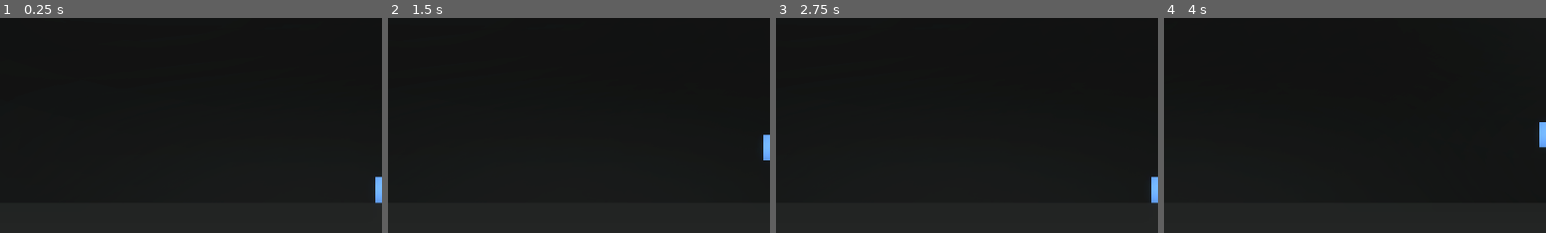
Above: before the commit, frames 1-4 (left to right).
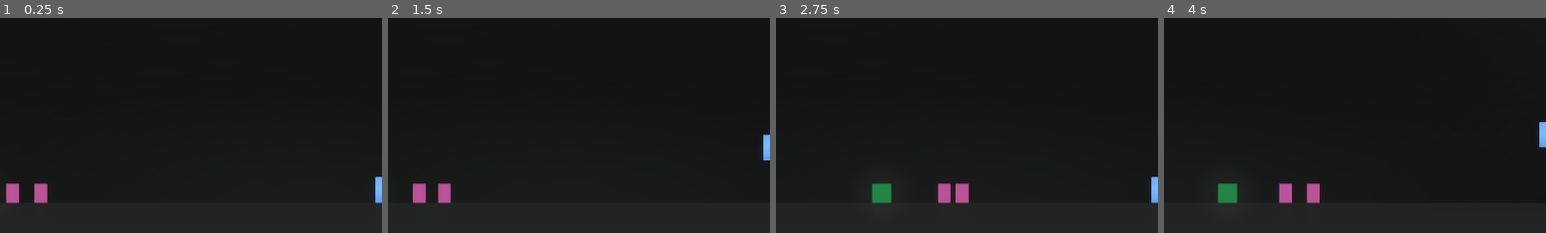
Above: after the commit, the same moments.

Repository: HeroHunterIguess/untitled-wip-game
Game: Godot game, scene res://scenes/worlds/main_world.tscn
The game is run twice, just before and just after one commit, with the same random seed, the same clock (stepped at 60 frames per second) and the same inputs. The engine's default icon, where the game draws it, is replaced by a stand-in: a white triangle on a blue panel in a dark square.
Inputs (mouse positions are % of the whole screen's width and height, from its top left):
- Up to frame 1 (0.25 s): no input
- Up to frame 2 (1.5 s): move the mouse to (72, 45) at 0.52 s; hold D (right) from 0.53 s (still down); tap Q (burst) at 0.6 s; tap Space (double jump) at 0.77 s; move the mouse to (30, 55) at 1.27 s; tap E (air_freeze) at 1.35 s
- Up to frame 3 (2.75 s): tap Space (double jump) at 1.52 s; tap Q (burst) at 1.55, 2.1 s; move the mouse to (60, 28) at 2.02 s; release D (right) at 2.03 s; hold A (left) from 2.03 s (still down)
- Up to frame 4 (4 s): move the mouse to (45, 70) at 2.77 s; release A (left) at 2.78 s; hold D (right) from 2.78 s (still down); tap Shift (dash) at 2.85 s; tap Space (double jump) at 3.02, 3.77 s; tap Q (burst) at 3.05, 3.8 s; move the mouse to (80, 65) at 3.52 s; right-click (80, 65) at 3.6 s
The pictures show only the part of the screen within x 0-50%, y 50-100%; the shares and areas given below are measured in that part.

The runs differ from the first frame. In frame 1, 0.7% of the frame differs, in the area x 1-13%, y 76-87%; in frame 2, 0.7%; in frame 3, 1.1%, in the area x 25-51%, y 76-87%; in frame 4, 1.1%.

Commit message:
change enemy spawning

Diff:
--- a/scripts/game/game_control.gd
+++ b/scripts/game/game_control.gd
@@ -3,30 +3,40 @@
 var start_time = Time.get_unix_time_from_system() - 20
 var game_running = true
 var round_bonus_time = 0
-
-var rng = RandomNumberGenerator.new()
+var offset = 0
 
 const enemy_preload = preload("res://scenes/enemy_types/basic_enemy.tscn")
 const burst_enemy_preload = preload("res://scenes/enemy_types/burst_enemy.tscn")
 
+
 func set_location(object):
 	var screen_width = get_viewport().size.x
-	var left_location = $player.global_position.x - screen_width
-	var right_location = $player.global_position.x + screen_width
+	var left_location = $Camera2D.global_position.x - (screen_width / 2 - 250)
+	var right_location = $Camera2D.global_position.x + (screen_width / 2 + 250)
 
-	# spawn enemy off screen and vary random distance to have minimal overlap bugs
+	# spawn enemy off screen and vary distance to prevent overlap bugs
+	if left_location <= 0:
+		var location = right_location + offset
+		offset += 1
 
-	# i need to save the location of the last one so i can vary it to ensure they never have the overlap speed bug
-	if left_location < 0:
-		var location = right_location + rng.randi_range(0, 45)
+		object.global_position.x = location
+	elif right_location >= 5000:
+		var location = left_location - offset
+		offset += 1
+
+		object.global_position.x = location
+	else:
+		var location = right_location - offset
+		offset += 1
+
 		object.global_position.x = location
 
-	if right_location > 4000:
-		var location = right_location - rng.randi_range(0, 45)
-		object.global_position.x = location
+	if offset >= 100:
+		offset = 0
 
 	# set y to a value close to ground
 	object.global_position.y = 500
+
 
 func _ready():
 	while game_running:
